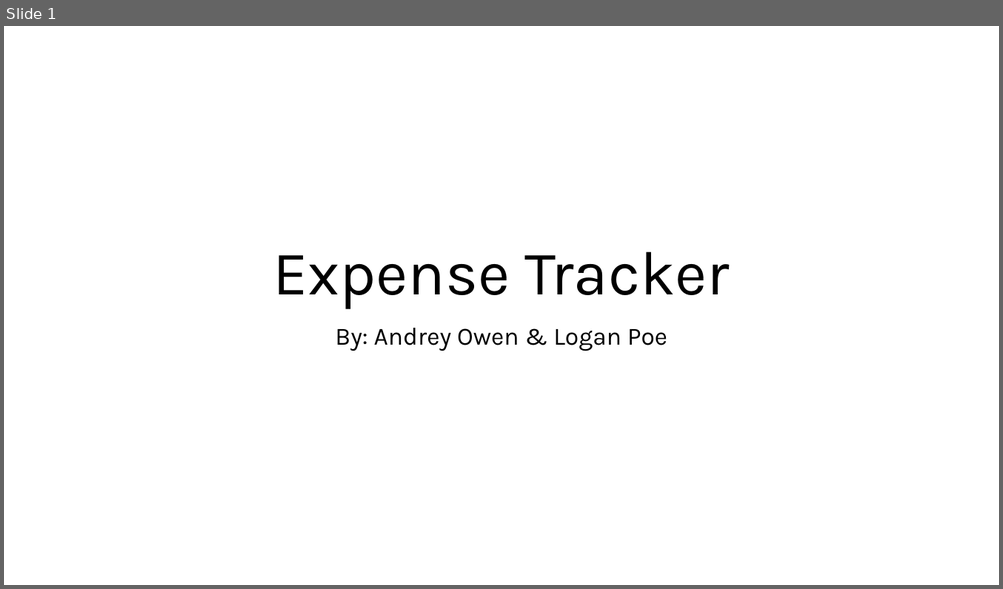
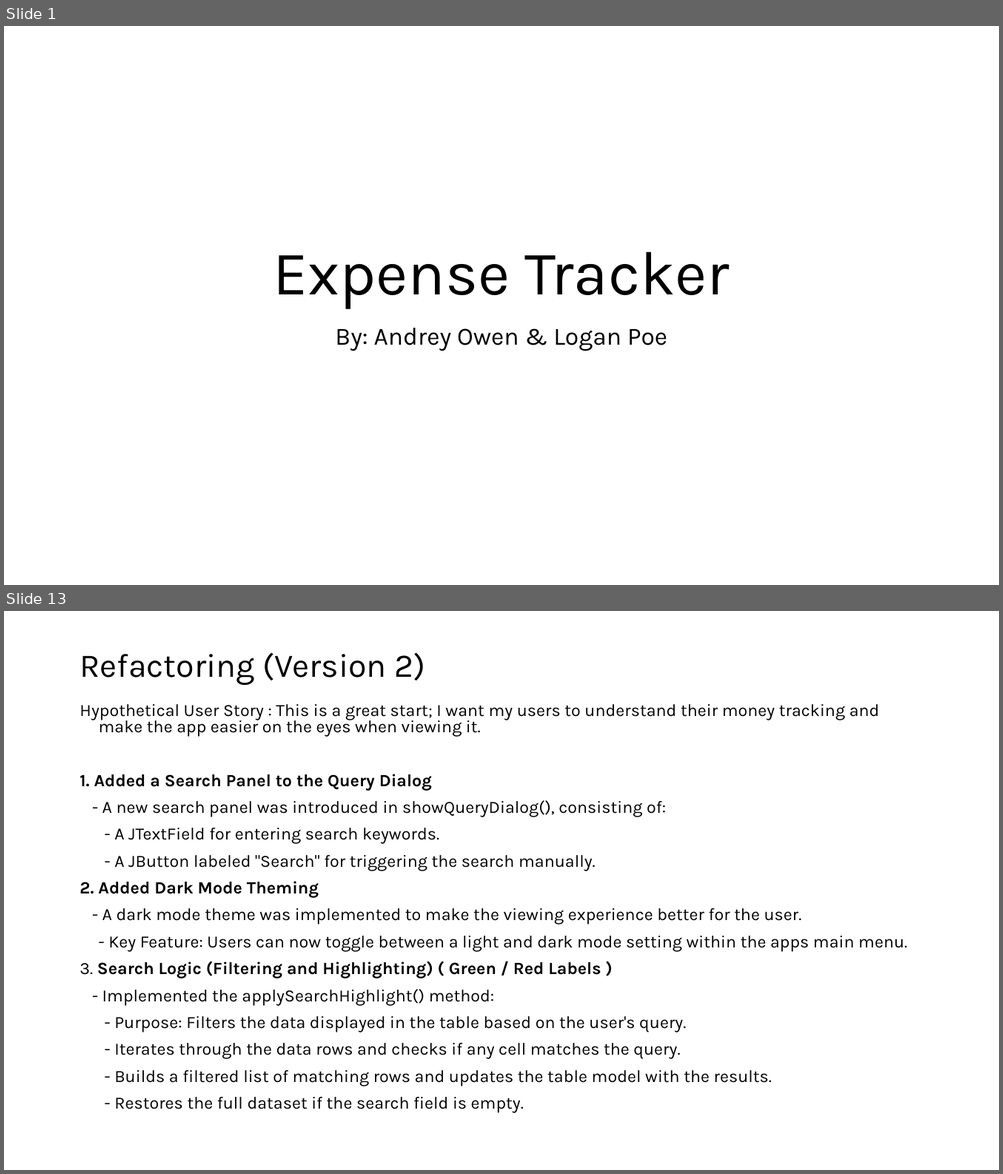
Before and after one commit to Dreymeister/ExpenseTracker, a slide deck: Documents/ASE420_ExpenseTracker.pptx. Shown one above the other, each under a label of ours: slide 1 before the commit, slides 1 and 13 after it; the slides between them are not shown. The pictures are 1003x589 and 1003x1174 pixels, drawn with LibreOffice and Linux fonts; fonts in the diff are those of the drawing. Boxes give left, top, right and bottom in pixels: in the first picture for what was removed or moved away, otherwise in the second. Text is boxed around its words. In the diff, an @@ line names an element or a change of style, - is before the commit and + after.

```diff
--- a/Documents/ASE420_ExpenseTracker.pptx
+++ b/Documents/ASE420_ExpenseTracker.pptx
@@ slide 13 added at bbox=[4, 611, 999, 1170], background #FFFFFF @@
@@ title added at bbox=[79, 652, 426, 685], 32 pt, text #000000 @@
+Refactoring (Version 2)
@@ text added at bbox=[79, 704, 907, 1113], 16.6 pt, text #000000 @@
+Hypothetical User Story : This is a great start; I want my users to understand their money tracking and make the app easier on the eyes when viewing it.
+1. Added a Search Panel to the Query Dialog
+- A new search panel was introduced in showQueryDialog(), consisting of:
+- A JTextField for entering search keywords.
+- A JButton labeled "Search" for triggering the search manually.
+2. Added Dark Mode Theming
+- A dark mode theme was implemented to make the viewing experience better for the user.
+- Key Feature: Users can now toggle between a light and dark mode setting within the apps main menu.
+3. Search Logic (Filtering and Highlighting) ( Green / Red Labels )
+- Implemented the applySearchHighlight() method:
+- Purpose: Filters the data displayed in the table based on the user's query.
+- Iterates through the data rows and checks if any cell matches the query.
+- Builds a filtered list of matching rows and updates the table model with the results.
+- Restores the full dataset if the search field is empty.
```
Also in this commit, not shown: 3 slides changed, 13 other slides added, 1 slide removed, 1 other file.
